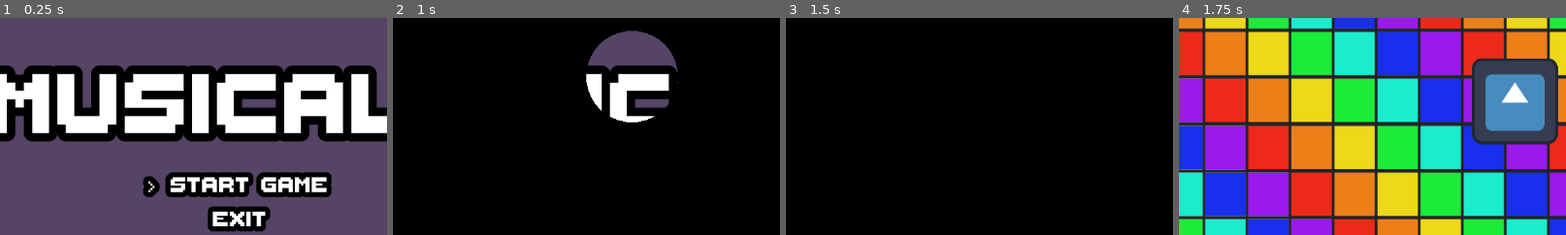
Above: before the commit, frames 1-4 (left to right).
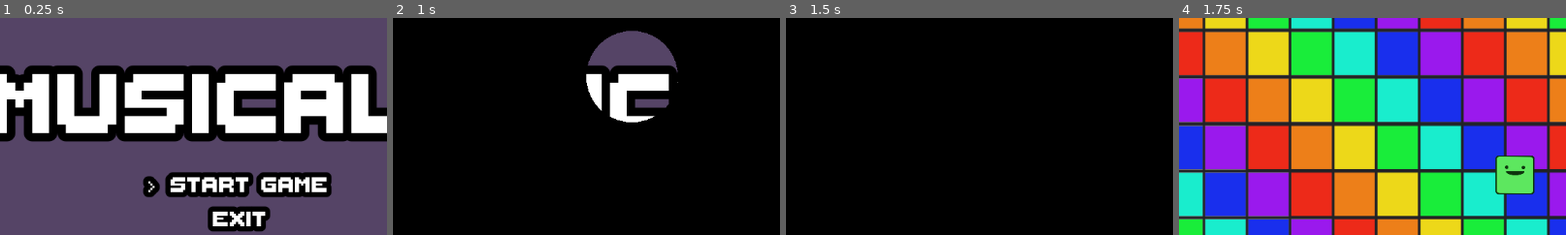
Above: after the commit, the same moments.

Repository: les-brows/la-boucle-musicale
Game: Godot game, scene res://Levels/MainMenu/MainMenu.tscn
The game is run twice, just before and just after one commit, with the same random seed, the same clock (stepped at 60 frames per second) and the same inputs. The engine's default icon, where the game draws it, is replaced by a stand-in: a white triangle on a blue panel in a dark square.
Inputs (mouse positions are % of the whole screen's width and height, from its top left):
- Up to frame 1 (0.25 s): no input
- Up to frame 2 (1 s): tap Enter (ui_accept) at 0.5, 0.77 s; move the mouse to (72, 45) at 0.52 s; hold D (player1_right) from 0.53 s (still down); right-click (72, 45) at 0.6 s
- Up to frame 3 (1.5 s): move the mouse to (30, 55) at 1.27 s; release D (player1_right) at 1.28 s; hold S (player1_down) from 1.28 s (still down); right-click (30, 55) at 1.35 s
- Up to frame 4 (1.75 s): keep holding S (player1_down); tap Enter (ui_accept) at 1.52 s
The pictures show only the part of the screen within x 19-69%, y 37-86%; the shares and areas given below are measured in that part.

Frames 1-3 are identical in both runs. In frame 4, 11% of the frame differs, in the area x 75-98%, y 18-82%.

Commit message:
fix: Bug + PlayerSize & speed

Diff:
--- a/Levels/ScrollingLevel.tscn
+++ b/Levels/ScrollingLevel.tscn
@@ -9,6 +9,7 @@
 
 [node name="Player" parent="." instance=ExtResource("2_6wcv4")]
 position = Vector2(730, 320)
+collision_mask = 5
 
 [node name="Camera2D" type="Camera2D" parent="."]
 position = Vector2(580, 320)
--- a/Levels/scrolling_level.gd
+++ b/Levels/scrolling_level.gd
@@ -6,7 +6,8 @@
 @onready var level_portion_previous = $LevelPortions/LevelPortionPrevious
 @onready var level_portion_current = $LevelPortions/LevelPortionCurrent
 
-var currently_moving_level = false
+var currently_moving_level_middle: bool = false
+var currently_moving_level_end: bool = false
 
 var LevelPortionScene = preload("res://Levels/LevelPortion.tscn")
 
@@ -34,6 +35,13 @@
 
 
 func _on_middle_level_reached() -> void:
+	currently_moving_level_end = false
+
+	if(currently_moving_level_middle):
+		return
+
+	currently_moving_level_middle = true
+
 	# Add level a level to next position
 	var level_portion_scene_instance = LevelPortionScene.instantiate()
 	level_portions.call_deferred("add_child", level_portion_scene_instance)
@@ -44,15 +52,16 @@
 		if level_portion.position == -Vector2(Globals.LEVEL_SIZE, 0):
 			level_portion.queue_free()
 
-	currently_moving_level = false
 
 	print("Player hit the middle of the level !")
 
 func _on_end_level_reached() -> void:
-	if(currently_moving_level):
+	currently_moving_level_middle = false
+
+	if(currently_moving_level_end):
 		return
 
-	currently_moving_level = true
+	currently_moving_level_end = true
 
 	# Shift all level portions to the left
 	for level_portion in level_portions.get_children():
--- a/Objects/Enemies/Managers/enemy_manager.gd
+++ b/Objects/Enemies/Managers/enemy_manager.gd
@@ -3,7 +3,8 @@
 var enemy_level_portion_preload = preload("res://Objects/Enemies/Managers/EnemyLevelPortion.tscn");
 
 var list_enemy_level_portions: Array[EnemyLevelPortion]
-var currently_moving_level: bool = false
+var currently_moving_level_middle: bool = false
+var currently_moving_level_end: bool = false
 
 
 func _init() -> void:
@@ -20,7 +21,11 @@
 	Globals.end_level_reached.connect(_on_end_level_reached)
 
 func _on_middle_level_reached() -> void:
-	currently_moving_level = false
+	currently_moving_level_end = false
+
+	if(currently_moving_level_middle):
+		return
+	currently_moving_level_middle = true
 
 	var next_enemy_level_portion: EnemyLevelPortion = enemy_level_portion_preload.instantiate()
 	next_enemy_level_portion.position = Vector2(Globals.LEVEL_SIZE, 0)
@@ -36,9 +41,11 @@
 
 
 func _on_end_level_reached() -> void:
-	if(currently_moving_level):
+	currently_moving_level_middle = false
+
+	if(currently_moving_level_end):
 		return
-	currently_moving_level = true
+	currently_moving_level_end = true
 
 	for enemy_level_portion in list_enemy_level_portions:
 		enemy_level_portion.position -= Vector2(Globals.LEVEL_SIZE, 0)
--- a/Objects/Player/Player.tscn
+++ b/Objects/Player/Player.tscn
@@ -1,29 +1,32 @@
 [gd_scene load_steps=6 format=3 uid="uid://b221e60ap4jq7"]
 
-[ext_resource type="Script" uid="uid://dm1pr1a0sq6kn" path="res://Objects/Player/player.gd" id="1_we6tp"]
-[ext_resource type="Texture2D" uid="uid://bqyrux3e3tys5" path="res://icon.svg" id="2_oansn"]
+[ext_resource type="Script" uid="uid://pub6xnfjkrv4" path="res://Objects/Player/player.gd" id="1_we6tp"]
+[ext_resource type="Texture2D" uid="uid://bviwwlime62ad" path="res://Assets/main_char.png" id="2_cac6a"]
 [ext_resource type="PackedScene" uid="uid://dj2odukkrva8h" path="res://Objects/InputManager.tscn" id="3_cac6a"]
 
 [sub_resource type="RectangleShape2D" id="RectangleShape2D_cac6a"]
-size = Vector2(132, 130)
+size = Vector2(39, 39)
 
 [sub_resource type="RectangleShape2D" id="RectangleShape2D_b0me6"]
-size = Vector2(133, 133)
+size = Vector2(38, 38)
 
 [node name="Player" type="CharacterBody2D" node_paths=PackedStringArray("inputManagerNode", "TimerInvincibilityNode", "TimerColorNode", "spritePlayer")]
 collision_layer = 2
 script = ExtResource("1_we6tp")
+speed = 800.0
+move_factor = 1.4
 inputManagerNode = NodePath("InputManager")
 TimerInvincibilityNode = NodePath("DetectionDMG/TimerInvincibility")
 TimerColorNode = NodePath("DetectionDMG/TimerColor")
 spritePlayer = NodePath("Sprite2D")
 
 [node name="CollisionShape2D" type="CollisionShape2D" parent="."]
-position = Vector2(2, 1)
+position = Vector2(0.5, 0.5)
 shape = SubResource("RectangleShape2D_cac6a")
 
 [node name="Sprite2D" type="Sprite2D" parent="."]
-texture = ExtResource("2_oansn")
+scale = Vector2(0.2, 0.2)
+texture = ExtResource("2_cac6a")
 
 [node name="InputManager" parent="." instance=ExtResource("3_cac6a")]
 
@@ -32,7 +35,6 @@
 collision_mask = 12
 
 [node name="CollisionShape2D" type="CollisionShape2D" parent="DetectionDMG"]
-position = Vector2(2.5, 0.5)
 shape = SubResource("RectangleShape2D_b0me6")
 
 [node name="TimerColor" type="Timer" parent="DetectionDMG"]
Not shown: 1 places in Levels/LevelPortion.tscn that only renumber resources
Not shown: 1 places in Levels/MainMenu/MainMenu.tscn that only renumber resources
Not shown: 1 places in Levels/MainMenu/SceneTransition.tscn that only renumber resources
Not shown: 1 places in Levels/ScrollingLevel.tscn that only renumber resources
Not shown: 1 places in MainScene.tscn that only renumber resources
Not shown: 1 places in Objects/Enemies/Shooter.tscn that only renumber resources
Not shown: 1 places in Objects/InputManager.tscn that only renumber resources
Not shown: 1 places in Objects/Projectiles/ShooterProjectile.tscn that only renumber resources
